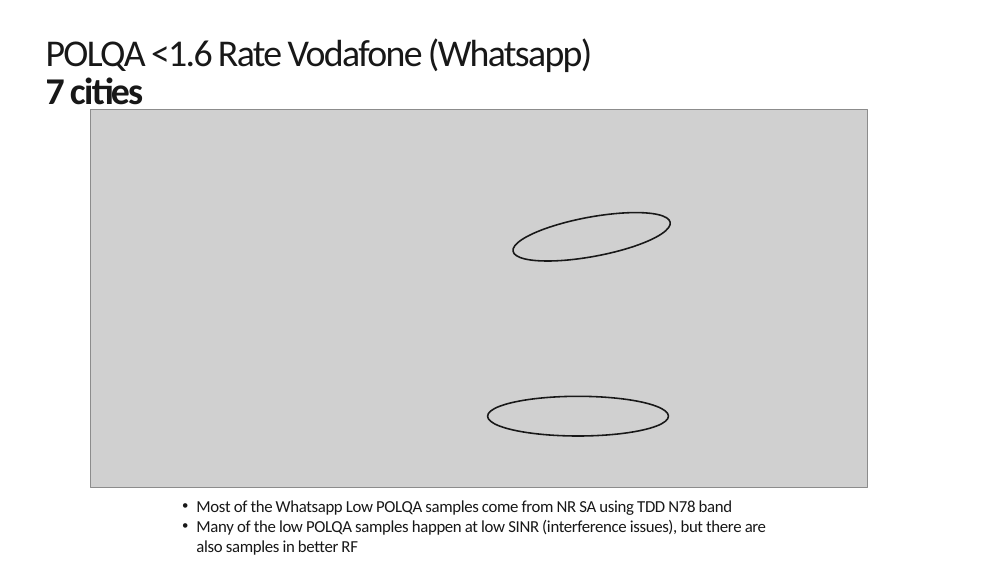
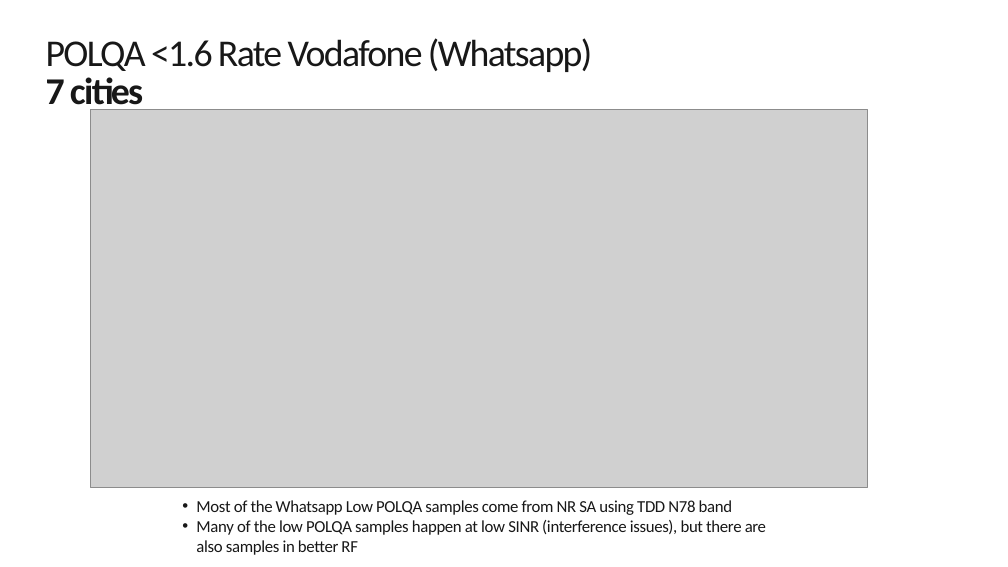
Before and after one commit to jaimetur/DashboardAnalytic, a slide deck: slide 16 of assets/templates/Template_CDR_SA_analysis.pptx. Drawn at 1008x567 pixels with LibreOffice and Linux fonts; fonts in the diff are those of the drawing; grey boxes stand for pictures; background and template pictures are left out. Boxes give left, top, right and bottom in pixels: in the first picture for what was removed or moved away, otherwise in the second. Text is boxed around its words. In the diff, an @@ line names an element or a change of style, - is before the commit and + after.

```diff
--- a/assets/templates/Template_CDR_SA_analysis.pptx
+++ b/assets/templates/Template_CDR_SA_analysis.pptx
@@ ellipse removed at (510,203,674,270) @@
@@ ellipse removed at (488,396,668,436) @@
```
Also in this commit, not shown: 3 other slides changed, 1 other file.
